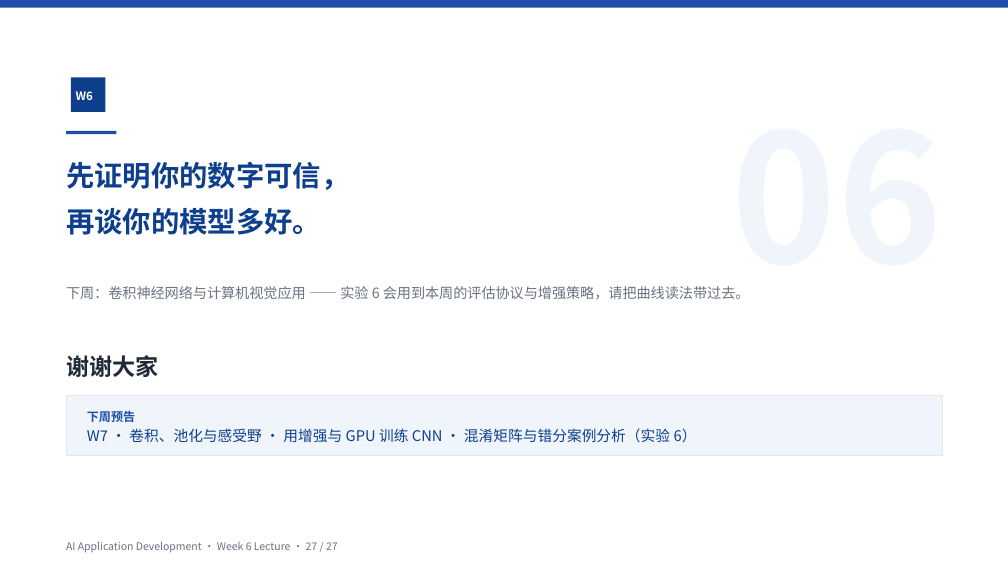
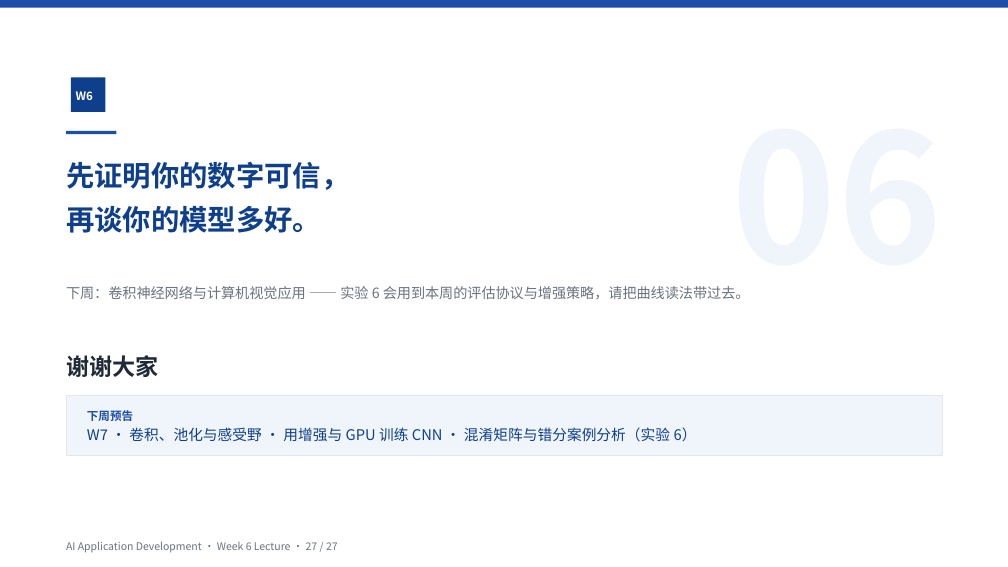
Before and after one commit to klausren/ai-application-development, a slide deck: slide 27 of lectures/week-06/lecture-zh.pptx. Drawn at 1008x567 pixels with LibreOffice and Linux fonts; fonts in the diff are those of the drawing. Boxes give left, top, right and bottom in pixels: in the first picture for what was removed or moved away, otherwise in the second. Text is boxed around its words. In the diff, an @@ line names an element or a change of style, - is before the commit and + after.

```diff
--- a/lectures/week-06/lecture-zh.pptx
+++ b/lectures/week-06/lecture-zh.pptx
@@ text "先证明你的数字可信， 再谈你的模型多好。" at <box>66,161,350,233</box>: line spacing 1.35 to 1.3 @@
@@ text "下周预告" at <box>87,410,133,421</box>: size 11.5 to 11 pt @@
@@ text "W7 · 卷积、池化与感受野 · 用增强与 ..." at <box>87,427,697,441</box>: line spacing 1.3 to 1.25 @@
```
Also in this commit, not shown: 15 other slides changed, 9 other files.
